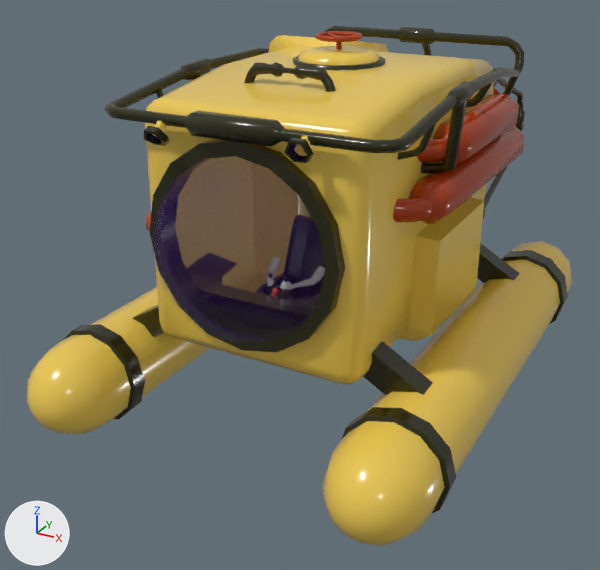
Two versions of the FBX model UnityProject/Assets/Models/Submarine.fbx, one commit apart.
Both versions are drawn from a 50 mm camera at (4.92, -10.63, 5.08) aimed at (-0.59, -0.6, 0.07). Every picture has the same lights, and +X, +Y and +Z are marked at lower left. Where no turn or scale is listed for an object, it has been applied to the vertices.
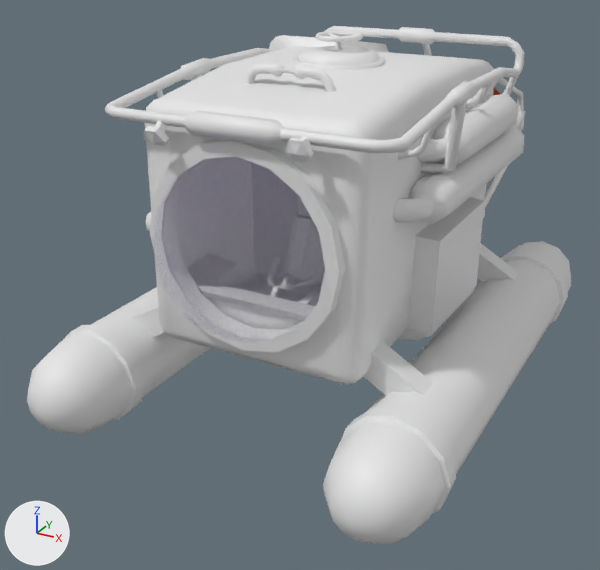
Boxes [x1, y1, x2, y2] around the edits, measured in the pictures (600 x 570 px):
'Object001', reshaped
    before: [27, 26, 572, 546]
    after: [27, 26, 571, 544]
part 1 of me_mesh, deleted
    before: [520, 241, 572, 284]
part 2 of me_mesh, deleted (yellow)
    before: [27, 341, 120, 434]
part 3 of me_mesh, deleted (yellow)
    before: [323, 431, 438, 546]
part 4 of me_mesh, recoloured (yellow to grey)
    both: [61, 35, 571, 516]
part 5 of me_mesh, recoloured
    both: [62, 26, 568, 513]
part 6 of me_mesh, recoloured
    both: [146, 133, 307, 161]
part 7 of me_mesh, recoloured (brown to grey)
    both: [146, 31, 525, 231]

What the commit changed:
me_mesh is used by ob_object001; location (0.0, 0.0, 0.0).
me_mesh had 3592 vertices, 6517 faces and spanned x -2.98..2.76, y -4.34..4.83, z -1.29..3.74.
me_mesh no longer uses material mat_material__57_slot__5 (black #000000).
me_mesh no longer uses material mat_material__57_slot__6 (black #000000).
me_mesh now has 3373 vertices, 6005 faces and spans x -2.98..2.76, y -4.34..4.83, z -1.29..3.74.
me_mesh part 1: 147 vertices removed from x -2.91..2.69, y 0.36..3.73, z -1.21..3.42.
me_mesh part 2: 36 vertices removed from x -2.91..-1.68, y -4.31..-3.74, z -1.21..0.01.
me_mesh part 3: 36 vertices removed from x 1.46..2.69, y -4.31..-3.74, z -1.21..0.01.
me_mesh part 4: 1140 faces spanning x -2.93..2.71, y -3.53..3.79, z -1.24..3.55 switch from mat_material__45 (yellow #ebc953) to no material.
me_mesh part 5: 3387 faces spanning x -2.98..2.76, y -3.42..4.83, z -1.29..3.55 switch from mat_material__46 (black #282709) to no material.
me_mesh part 6: 28 faces spanning x -1.07..1.02, y -3.42..-1.56, z 0.12..3.02 switch from mat_material__58 (purple #5d0dbb) to no material.
me_mesh part 7: 1206 faces spanning x -1.93..1.94, y -2.82..2.37, z 0.12..3.74 switch from mat_material__59 (brown #a93607) to no material.
